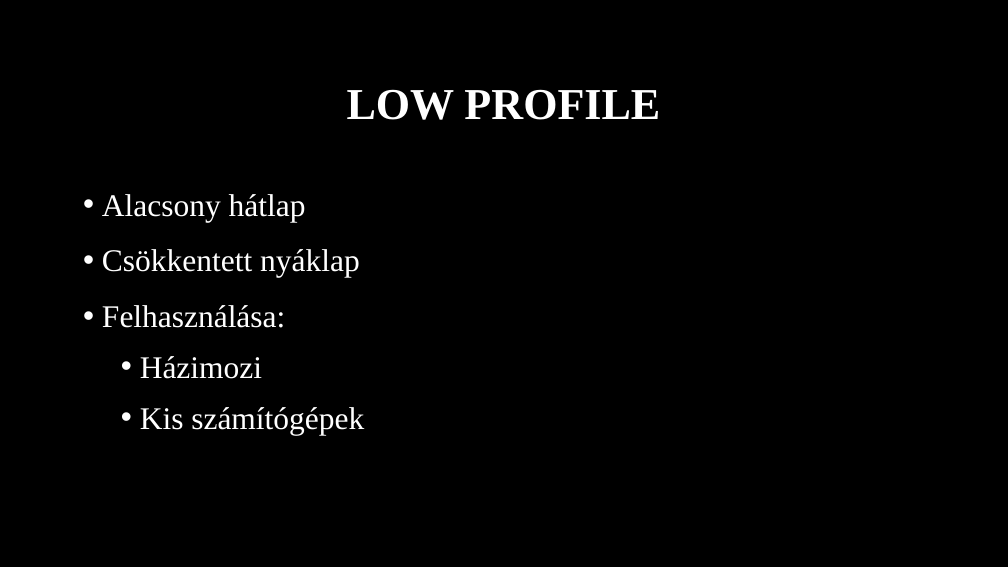
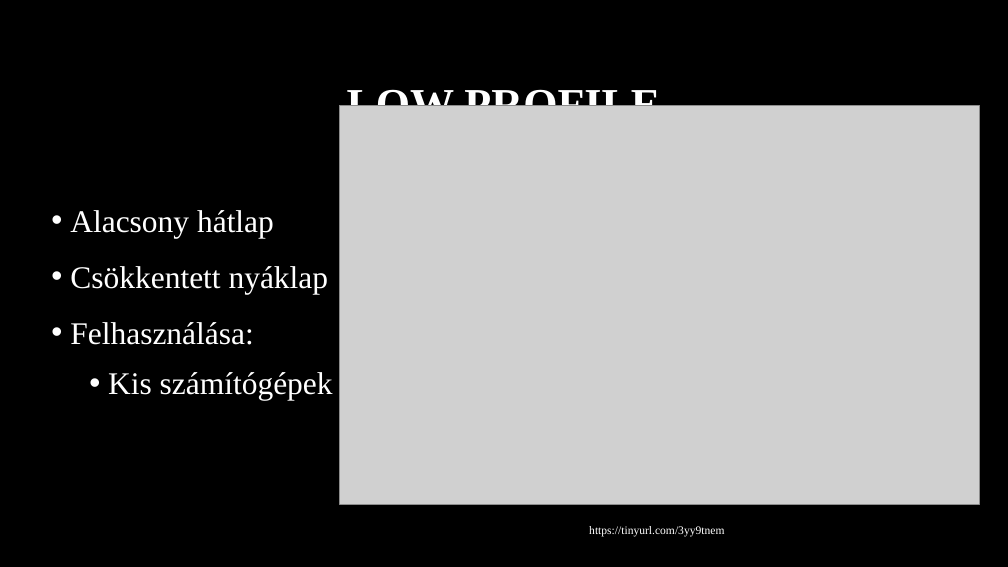
Before and after one commit to MszrsRicsi/Paprika, a slide deck: slide 5 of Videokartyak.pptx. Drawn at 1008x567 pixels with LibreOffice and Linux fonts; fonts in the diff are those of the drawing; grey boxes stand for pictures; background and template pictures are left out. Boxes give left, top, right and bottom in pixels: in the first picture for what was removed or moved away, otherwise in the second. Text is boxed around its words. In the diff, an @@ line names an element or a change of style, - is before the commit and + after.

```diff
--- a/Videokartyak.pptx
+++ b/Videokartyak.pptx
@@ picture added at (340,105,980,505) @@
@@ text "Alacsony hátlap": place and size @@
-text "Alacsony hátlap" at (102,194,364,435)
+text "Alacsony hátlap" at (70,210,333,401)
@@ text at (140,356,262,379): paragraph removed @@
-  • Házimozi
@@ text added at (589,526,724,537), 11 pt, text #FFFFFF @@
+https://tinyurl.com/3yy9tnem
```
Also in this commit, not shown: 6 other slides changed, 1 slide added, 1 slide removed.
